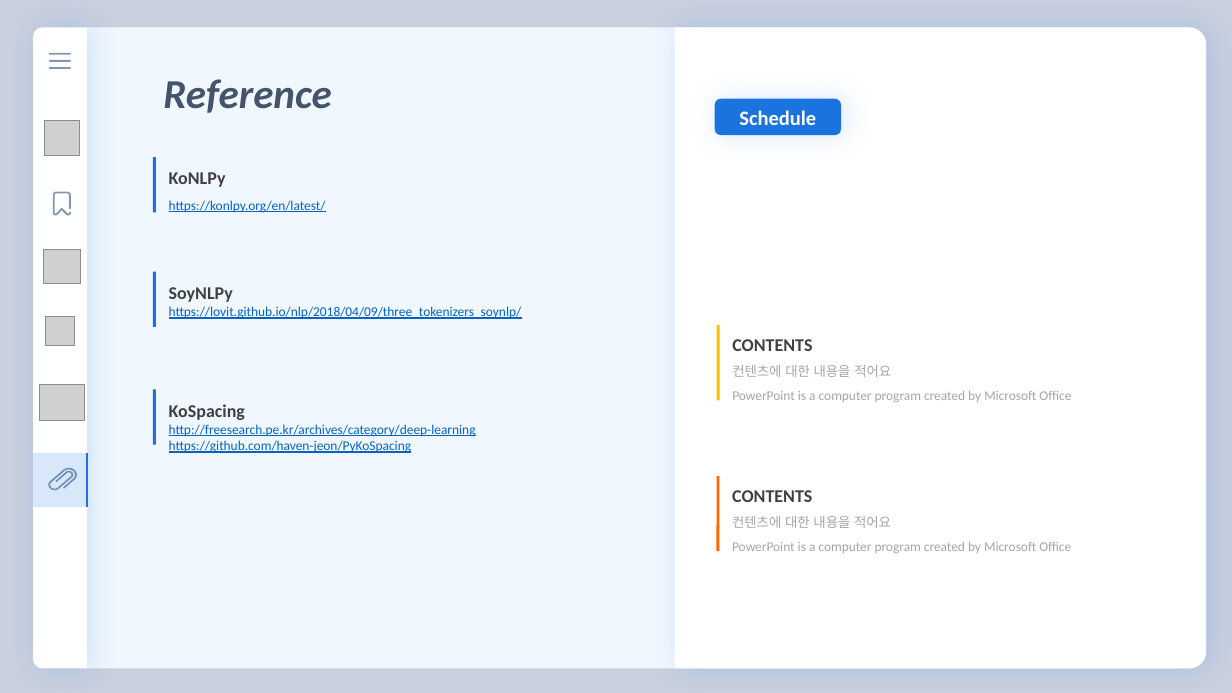
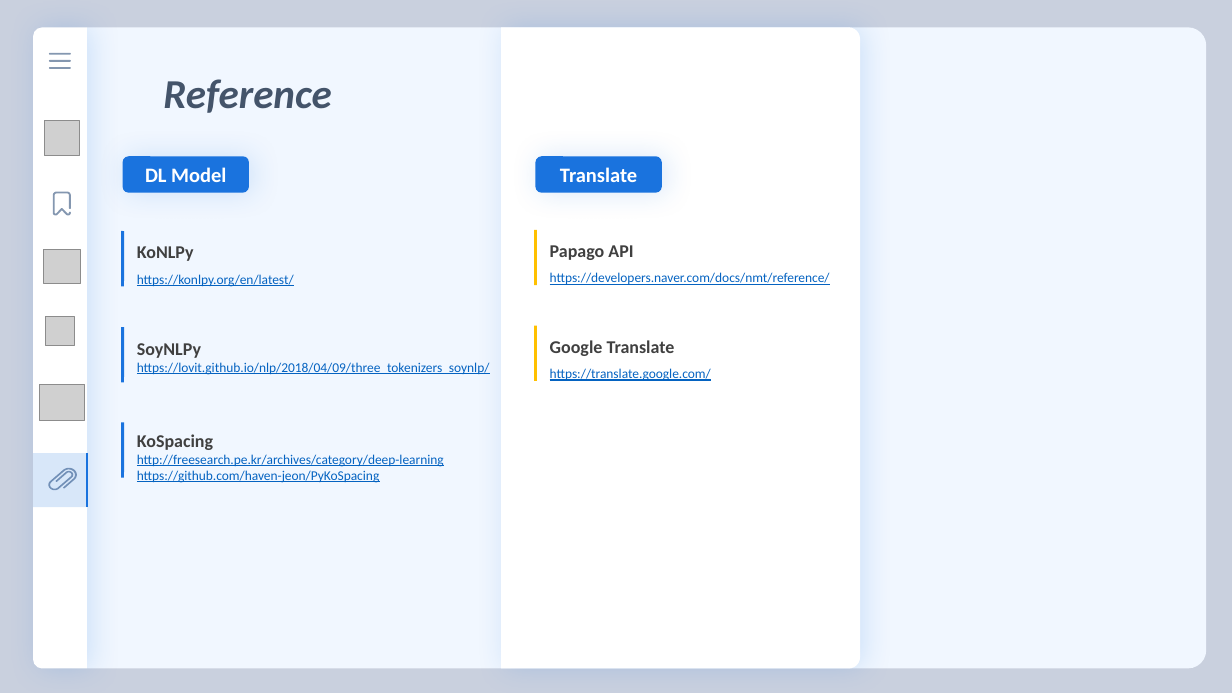
Before and after one commit to florentious/AutoGenerating_VariableName, a slide deck: slide 18 of Text/Presentation/presentation_ver0.2.pptm (slide 16 before the commit). Drawn at 1232x693 pixels with LibreOffice and Linux fonts; fonts in the diff are those of the drawing; grey boxes stand for pictures. Boxes give left, top, right and bottom in pixels: in the first picture for what was removed or moved away, otherwise in the second. Text is boxed around its words. In the diff, an @@ line names an element or a change of style, - is before the commit and + after.

```diff
--- a/Text/Presentation/presentation_ver0.2.pptm
+++ b/Text/Presentation/presentation_ver0.2.pptm
@@ round same rect: place and size @@
-round same rect at [675,27,1207,669]
+round same rect at [501,27,861,669]
@@ rounded rectangle removed at [714,99,841,135] @@
-Schedule
@@ rounded rectangle added at [123,156,250,192], fill #1A73DE, 16 pt, text #FFFFFF, bold @@
+DL Model
@@ rounded rectangle added at [536,156,663,192], fill #1A73DE, 16 pt, text #FFFFFF, bold @@
+Translate
@@ line moved from (154, 157) - (154, 213) to (123, 231) - (123, 287) @@
@@ text "KoNLPy": place and size @@
-text "KoNLPy" at [169,172,326,213]
+text "KoNLPy" at [137,246,294,287]
@@ line added from (536, 230) to (536, 286), #FFC000 2.25 pt @@
@@ text added at [550,245,830,285], 10.5 pt, text #0563C1, underline @@
+Papago API
+https://developers.naver.com/docs/nmt/reference/
@@ line moved from (154, 272) - (154, 327) to (123, 327) - (123, 383) @@
@@ text "SoyNLPy": place and size @@
-text "SoyNLPy" at [169,287,522,319]
+text "SoyNLPy" at [137,343,490,375]
@@ line moved from (718, 325) - (718, 400) to (536, 325) - (536, 381) @@
@@ text added at [550,340,711,381], 10.5 pt, text #0563C1, underline @@
+Google Translate
+https://translate.google.com/
@@ text removed at [732,339,1071,402] @@
-CONTENTS
-컨텐츠에 대한 내용을 적어요
-PowerPoint is a computer program created by Microsoft Office
@@ text "KoSpacing": place and size @@
-text "KoSpacing" at [169,404,476,453]
+text "KoSpacing" at [137,434,444,483]
@@ line moved from (154, 390) - (154, 445) to (123, 422) - (123, 478) @@
@@ line removed from (718, 476) to (718, 552) @@
@@ text removed at [732,490,1071,553] @@
-CONTENTS
-컨텐츠에 대한 내용을 적어요
-PowerPoint is a computer program created by Microsoft Office
```
Also in this commit, not shown: 8 other slides changed, 8 slides added, 5 slides removed, 1 other file.
